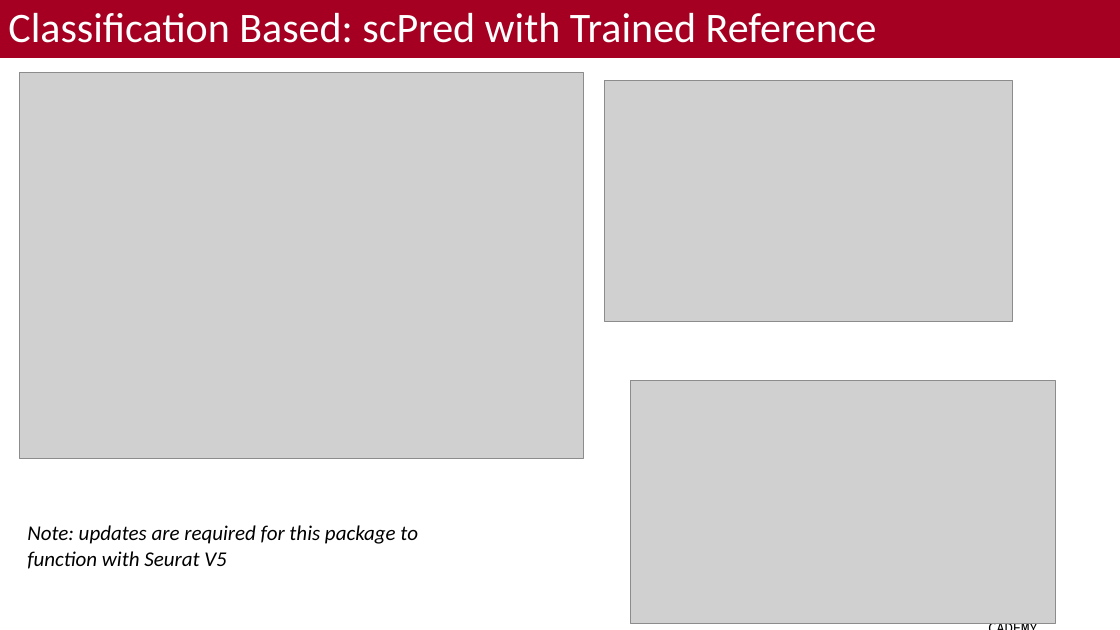
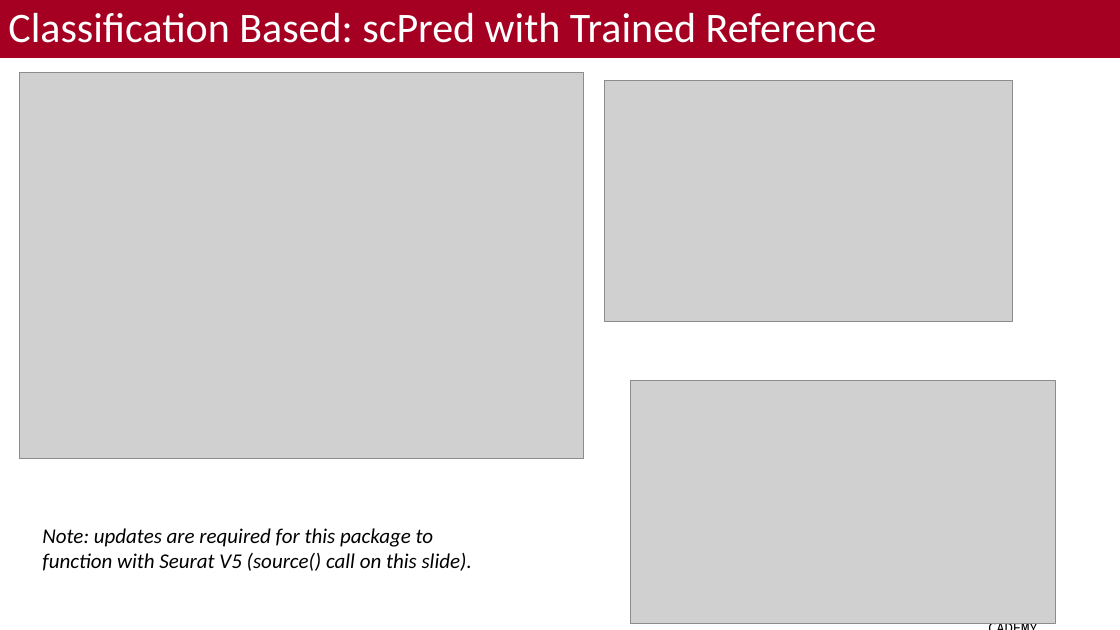
Before and after one commit to bacorli2/scrna_workshop, a slide deck: slide 8 of M4_Seurat_CellType/M4_Seurat_CellType.pptx (slide 9 before the commit). Drawn at 1120x630 pixels with LibreOffice and Linux fonts; fonts in the diff are those of the drawing; grey boxes stand for pictures; background and template pictures are left out. Boxes give left, top, right and bottom in pixels: in the first picture for what was removed or moved away, otherwise in the second. Text is boxed around its words. In the diff, an @@ line names an element or a change of style, - is before the commit and + after.

```diff
--- a/M4_Seurat_CellType/M4_Seurat_CellType.pptx
+++ b/M4_Seurat_CellType/M4_Seurat_CellType.pptx
@@ text at [42, 528, 472, 571]: text changed @@
-Note: updates are required for this package to function with Seurat V5
+Note: updates are required for this package to function with Seurat V5 (source() call on this slide).
```
Also in this commit, not shown: 4 other slides changed, 1 slide removed, 4 other files.
